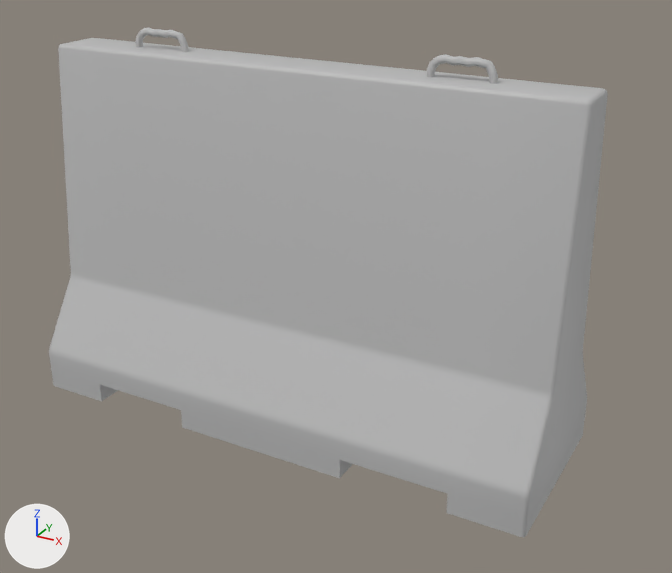
What one commit did to the glTF model public/models/jump_barrier.glb.
Both versions are drawn from a 50 mm camera at (1.022, -1.704, 1.198) aimed at (0.085, -0.001, 0.346). Every picture has the same lights, and +X, +Y and +Z are marked at lower left.

In view in the first picture: 'wall1'.
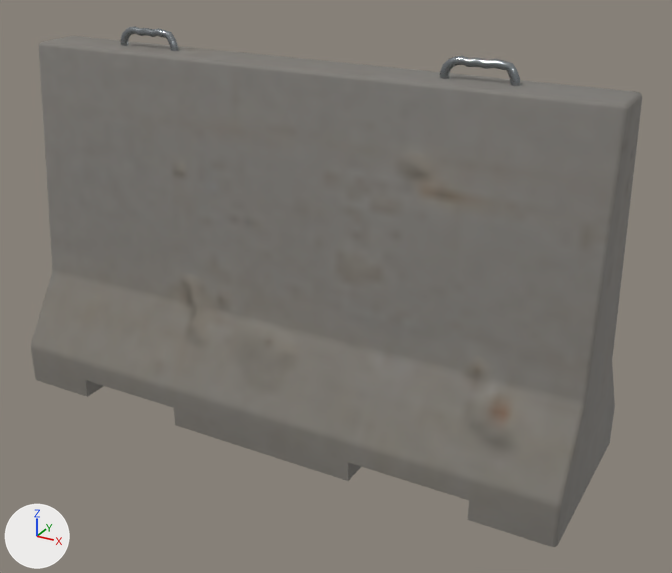
Commit message: barrier glb v1.5

What differs and where, as boxes [x1, y1, x2, y2] in the pictures (672 x 573 px):
'wall1', surface changed, rescaled (9% wider)
    before: [49, 27, 608, 537]
    after: [31, 26, 642, 547]

The change, as a list of edits to the scene's bpy script:
```text
Add img_wall1_normal:
    img_wall1_normal = load_image('wall1_Normal', '_unpacked/wall1_Normal', 128, 128, 'Non-Color')
Add img_wall1_albedo:
    img_wall1_albedo = load_image('wall1_Albedo', '_unpacked/wall1_Albedo', 128, 128, 'sRGB')
Add img_wall1_metallic_wall1_roughness:
    img_wall1_metallic_wall1_roughness = load_image('wall1_Metallic-wall1_Roughness', '_unpacked/wall1_Metallic-wall1_Roughness', 128, 128, 'Non-Color')
Change mat_wall1:
    remove # nodes: BsdfPrincipled, OutputMaterial
    remove # colours: grey #bcbcbc
    nodes: BsdfPrincipled, NormalMap, OutputMaterial, SeparateColor, TexImage x3
    uses the picture img_wall1_albedo
    uses the picture img_wall1_metallic_wall1_roughness
    uses the picture img_wall1_normal
Change ob_wall1:
    ob_wall1.scale: (0.01, 0.01, 0.01) -> (0.011, 0.01, 0.01)
```
